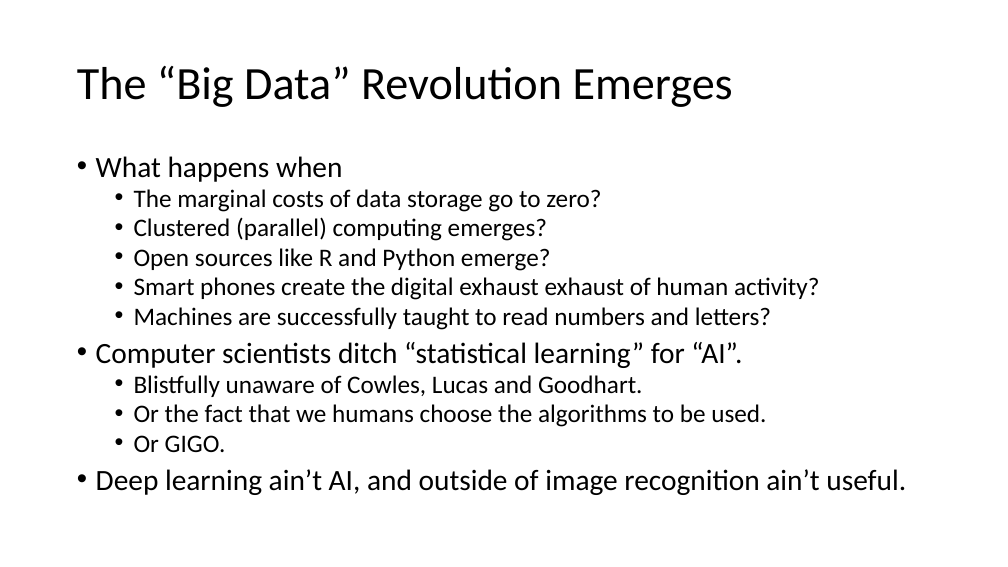
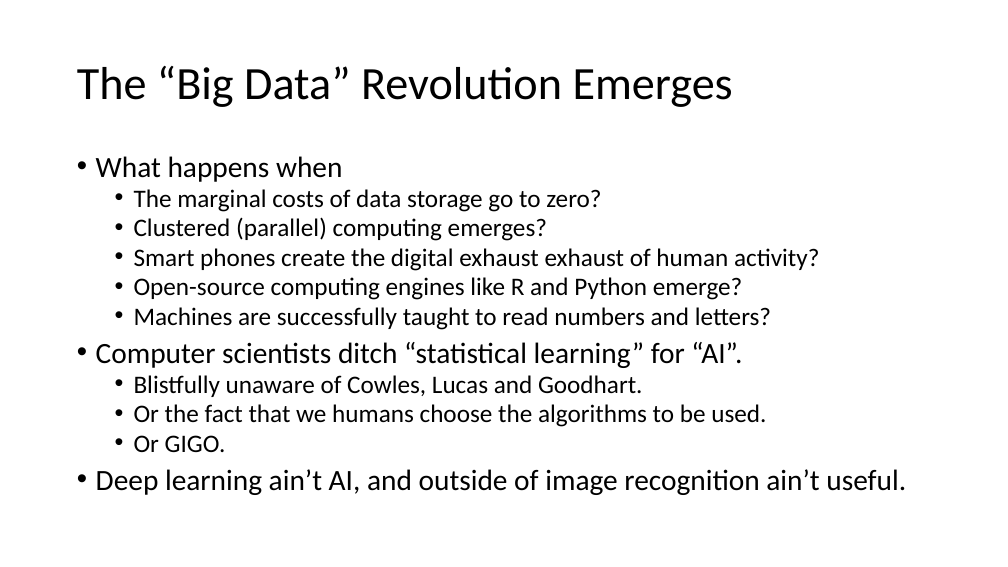
Before and after one commit to thsavage/Public-Presentations, a slide deck: slide 10 of It Ain't AI.pptx. Drawn at 1008x567 pixels with LibreOffice and Linux fonts; fonts in the diff are those of the drawing. Boxes give left, top, right and bottom in pixels: in the first picture for what was removed or moved away, otherwise in the second. Text is boxed around its words. In the diff, an @@ line names an element or a change of style, - is before the commit and + after.

```diff
--- a/It Ain't AI.pptx
+++ b/It Ain't AI.pptx
@@ text at bbox=[134, 248, 550, 271]: paragraph removed @@
-  • Open sources like R and Python emerge?
@@ text at bbox=[134, 277, 742, 300]: paragraph added @@
+  • Open-source computing engines like R and Python emerge?
```
Also in this commit, not shown: 10 other slides changed.
